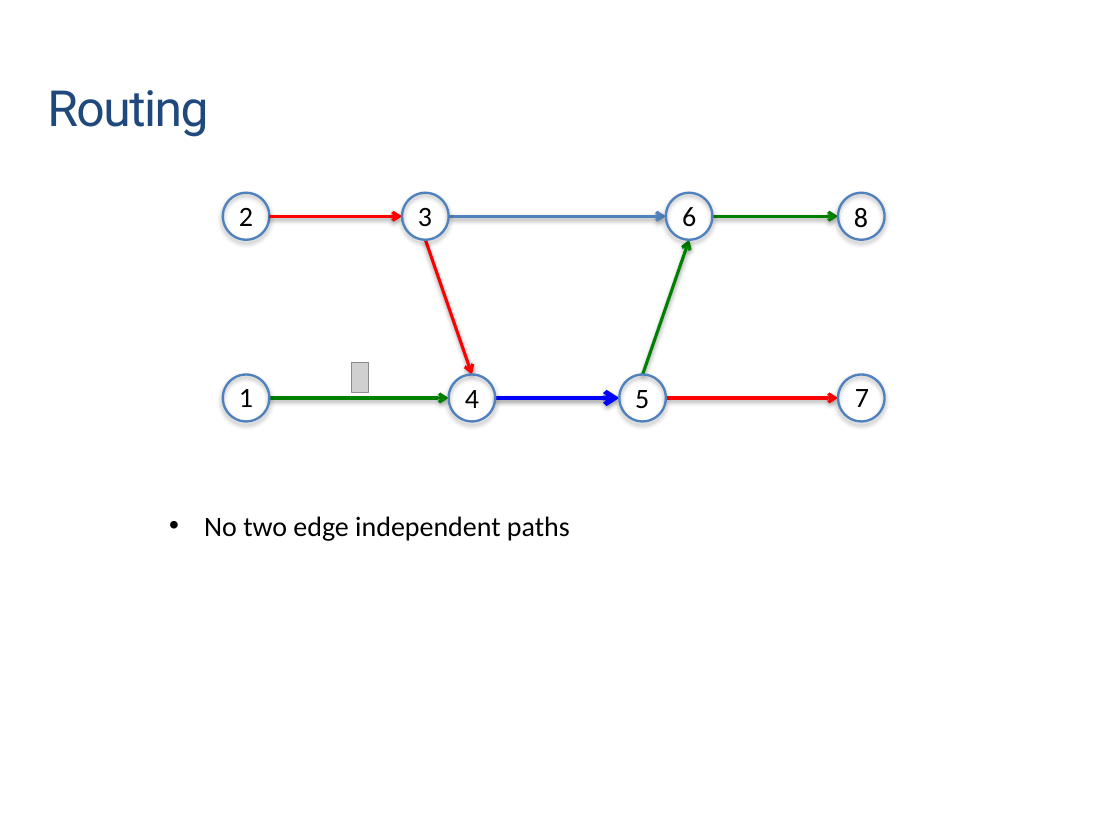
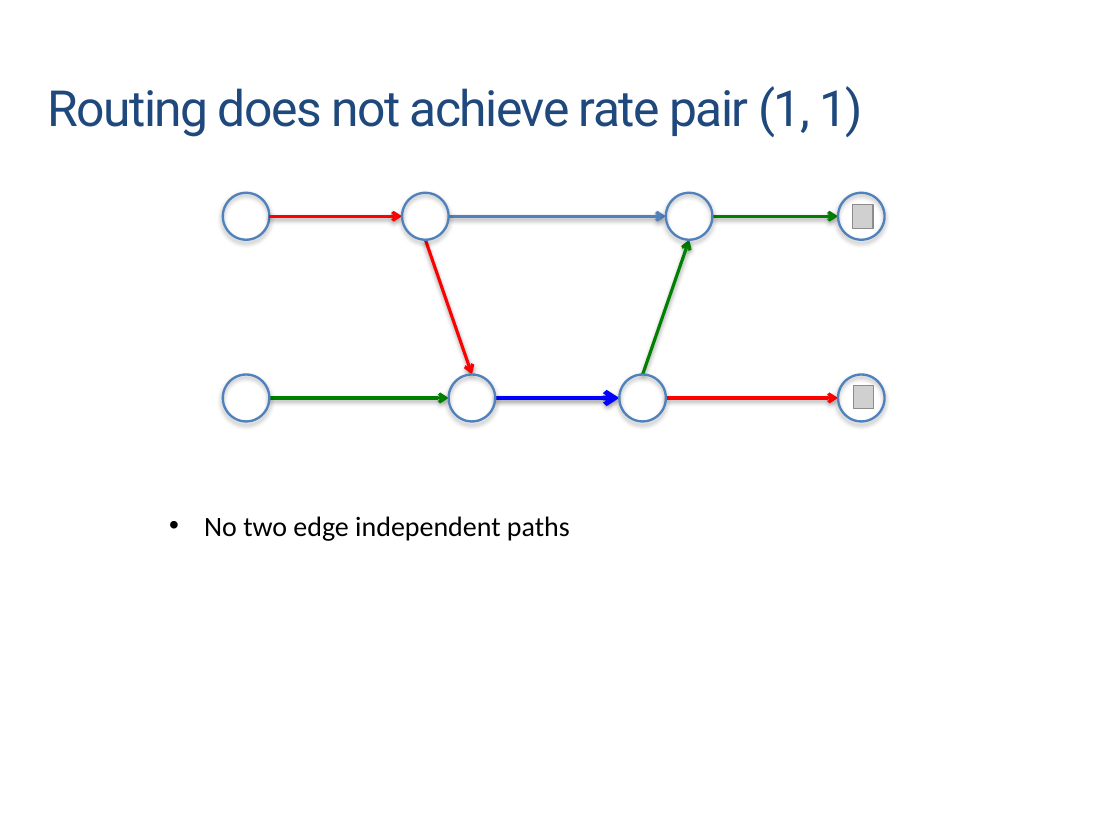
Before and after one commit to weifei/tuz, a slide deck: slide 5 of ExampleSlides.pptx (slide 2 before the commit). Drawn at 1120x840 pixels with LibreOffice and Linux fonts; fonts in the diff are those of the drawing; grey boxes stand for pictures; background and template pictures are left out. Boxes give left, top, right and bottom in pixels: in the first picture for what was removed or moved away, otherwise in the second. Text is boxed around its words. In the diff, an @@ line names an element or a change of style, - is before the commit and + after.

```diff
--- a/ExampleSlides.pptx
+++ b/ExampleSlides.pptx
@@ text at <box>47,86,863,137</box>: text changed @@
-Routing
+Routing does not achieve rate pair (1, 1)
@@ picture added at <box>852,205,872,228</box> @@
@@ group removed at <box>239,207,869,408</box>: 8 texts, 1 picture @@
-2
-1
-3
-4
-6
-5
-7
-8
@@ picture added at <box>853,385,874,409</box> @@
```
Also in this commit, not shown: 20 other slides changed, 7 slides added, 2 slides removed, 2 other files.
